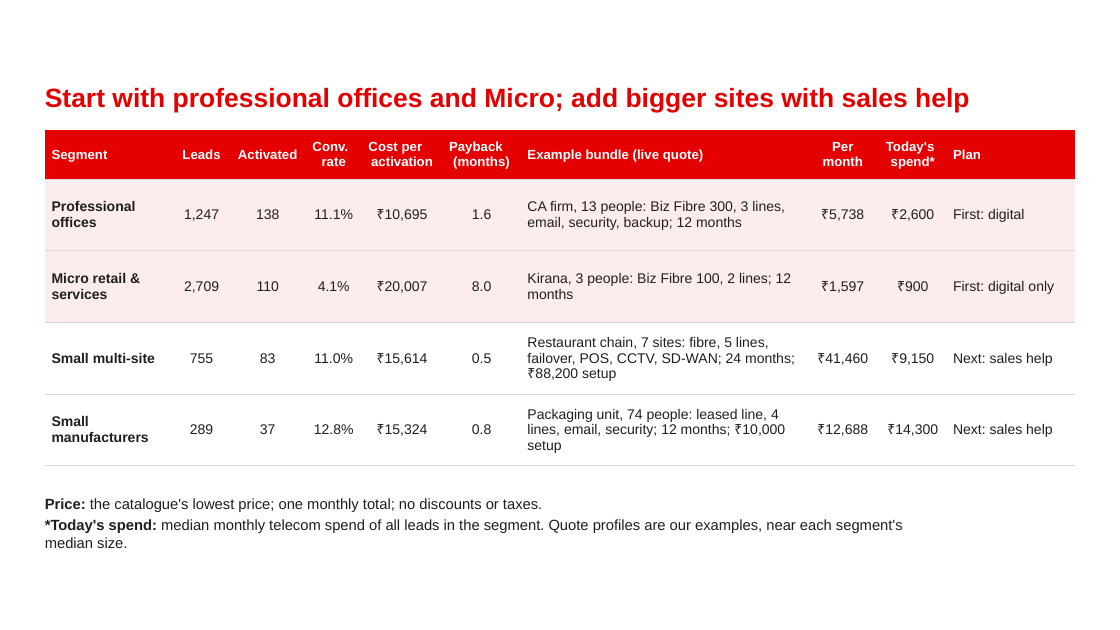
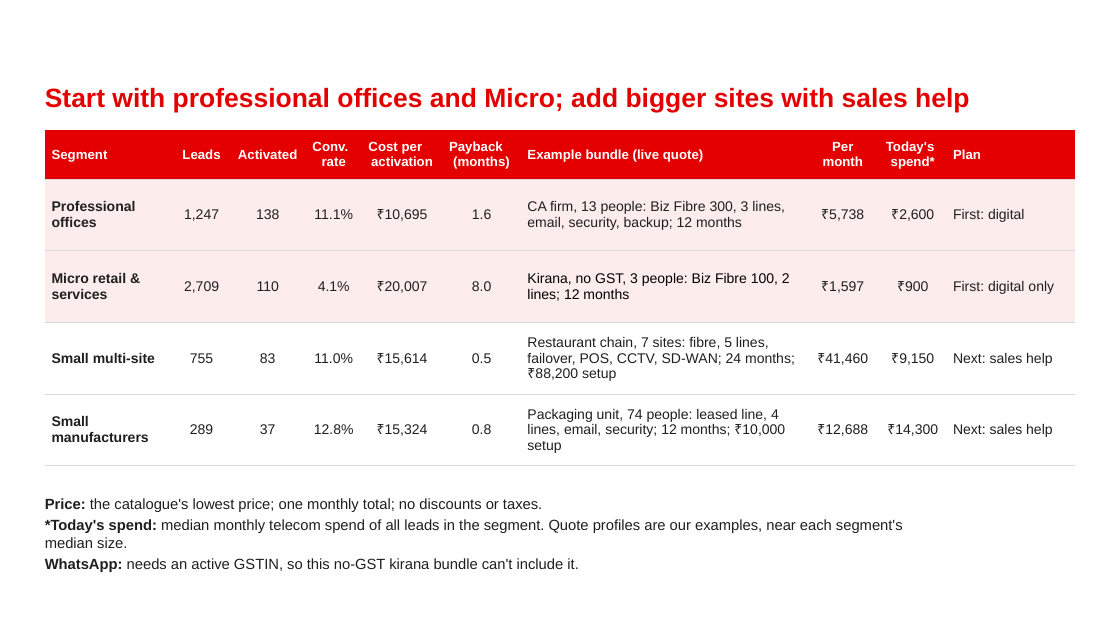
Before and after one commit to CKofficial-1797/Airtel_Sync_2026, a slide deck: slide 4 of docs/presentation/BlackHack_Project_Udyam_Digital.pptx. Drawn at 1120x630 pixels with LibreOffice and Linux fonts; fonts in the diff are those of the drawing; background and template pictures are left out. Boxes give left, top, right and bottom in pixels: in the first picture for what was removed or moved away, otherwise in the second. Text is boxed around its words. In the diff, an @@ line names an element or a change of style, - is before the commit and + after.

```diff
--- a/docs/presentation/BlackHack_Project_Udyam_Digital.pptx
+++ b/docs/presentation/BlackHack_Project_Udyam_Digital.pptx
@@ table at (45, 130, 1075, 466) @@
-row 3, column 7: Kirana, 3 people: Biz Fibre 100, 2 lines; 12 months
+row 3, column 7: Kirana, no GST, 3 people: Biz Fibre 100, 2 lines; 12 months
@@ borders changed @@
@@ text at (45, 558, 578, 572): paragraph added @@
+WhatsApp: needs an active GSTIN, so this no-GST kirana bundle can't include it.
```
Also in this commit, not shown: 7 other slides changed, 1 other file.
